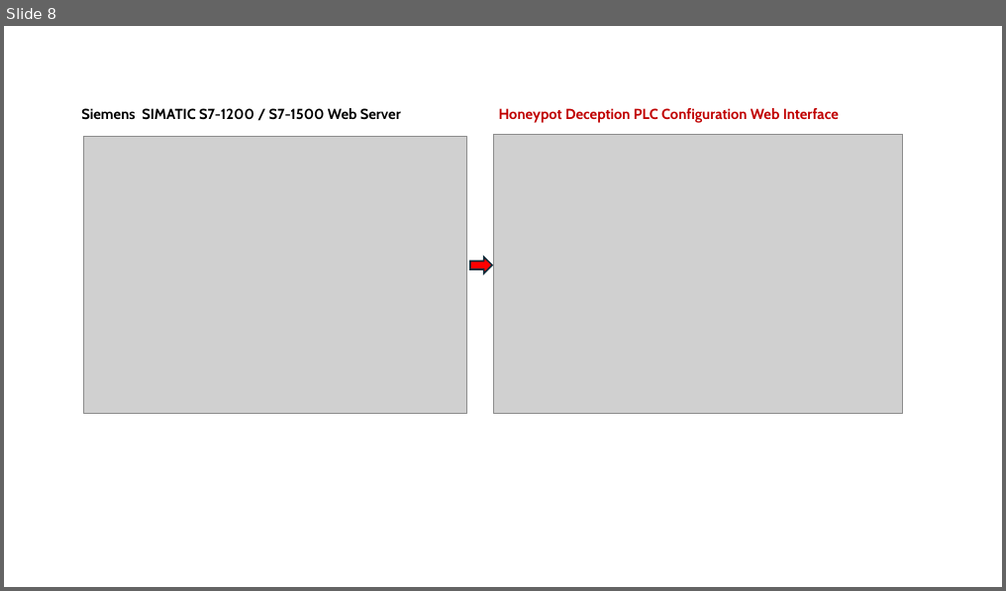
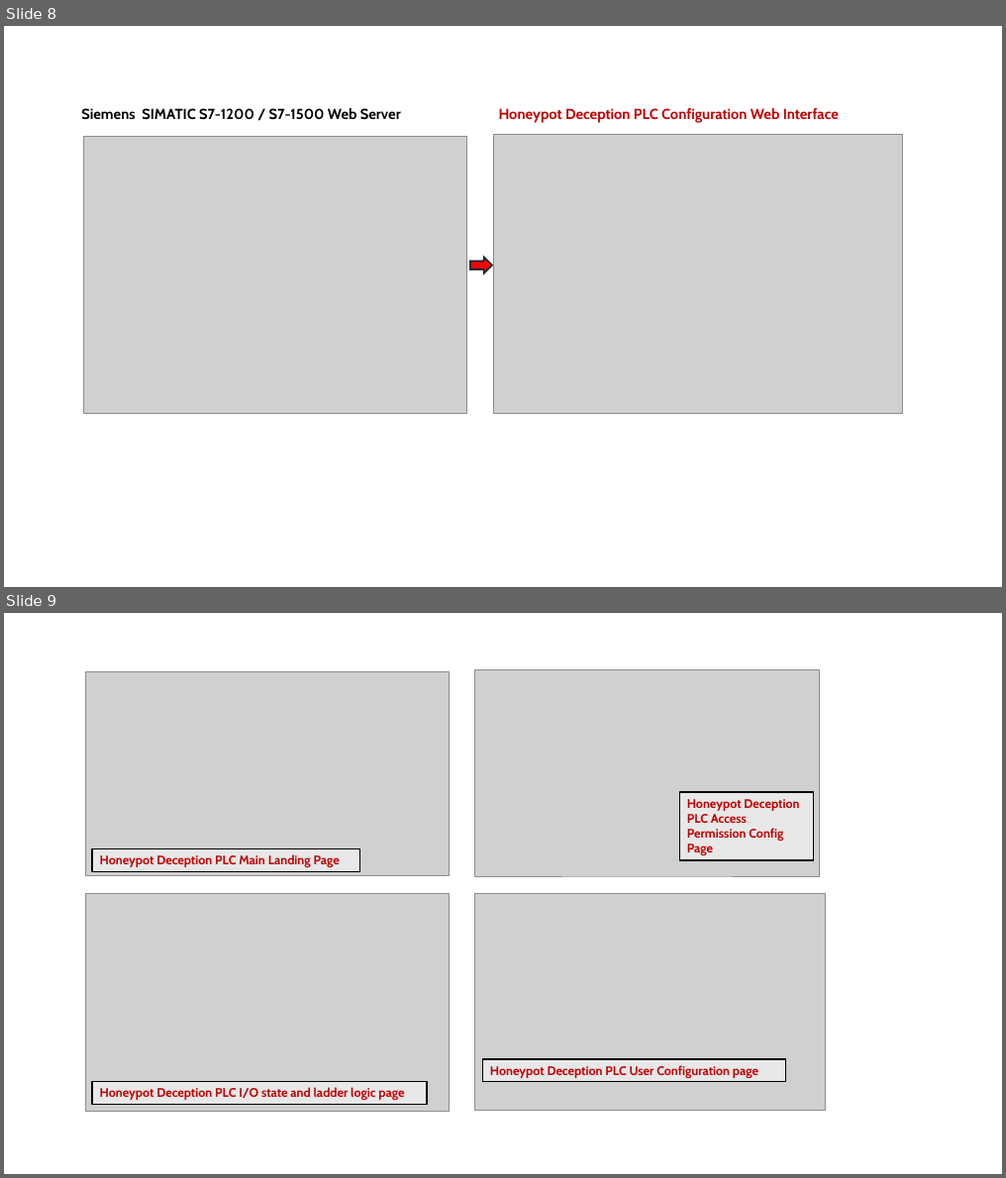
Before and after one commit to kuldeepsharma1/cyber-honey-pot, a slide deck: doc/designDoc.pptx. Shown one above the other, each under a label of ours: slide 8 before the commit, slides 8 and 9 after it. The pictures are 1006x591 and 1006x1178 pixels, drawn with LibreOffice and Linux fonts; fonts in the diff are those of the drawing; grey boxes stand for pictures. Boxes give left, top, right and bottom in pixels: in the first picture for what was removed or moved away, otherwise in the second. Text is boxed around its words. In the diff, an @@ line names an element or a change of style, - is before the commit and + after.

Commit message:
update the deception section.

```diff
--- a/doc/designDoc.pptx
+++ b/doc/designDoc.pptx
@@ slide 9 added at (4,613,1002,1174), background #FFFFFF @@
@@ picture added at (475,669,820,875) @@
@@ picture added at (85,672,450,876) @@
@@ rectangle added at (680,792,813,861), fill #E8E8E8, outline #000000 1.5 pt, 12 pt, text #C00000, bold @@
+Honeypot Deception PLC Access Permission Config Page
@@ rectangle added at (92,849,359,871), fill #E8E8E8, outline #000000 1.5 pt, 12 pt, text #C00000, bold @@
+Honeypot Deception PLC Main Landing Page
@@ picture added at (85,894,450,1112) @@
@@ picture added at (475,894,826,1111) @@
@@ rectangle added at (92,1081,427,1104), fill #E8E8E8, outline #000000 1.5 pt, 12 pt, text #C00000, bold @@
+Honeypot Deception PLC I/O state and ladder logic page
@@ rectangle added at (483,1059,786,1081), fill #E8E8E8, outline #000000 1.5 pt, 12 pt, text #C00000, bold @@
+Honeypot Deception PLC User Configuration page
```
Also in this commit, not shown: 1 other slide added, 5 other files.
